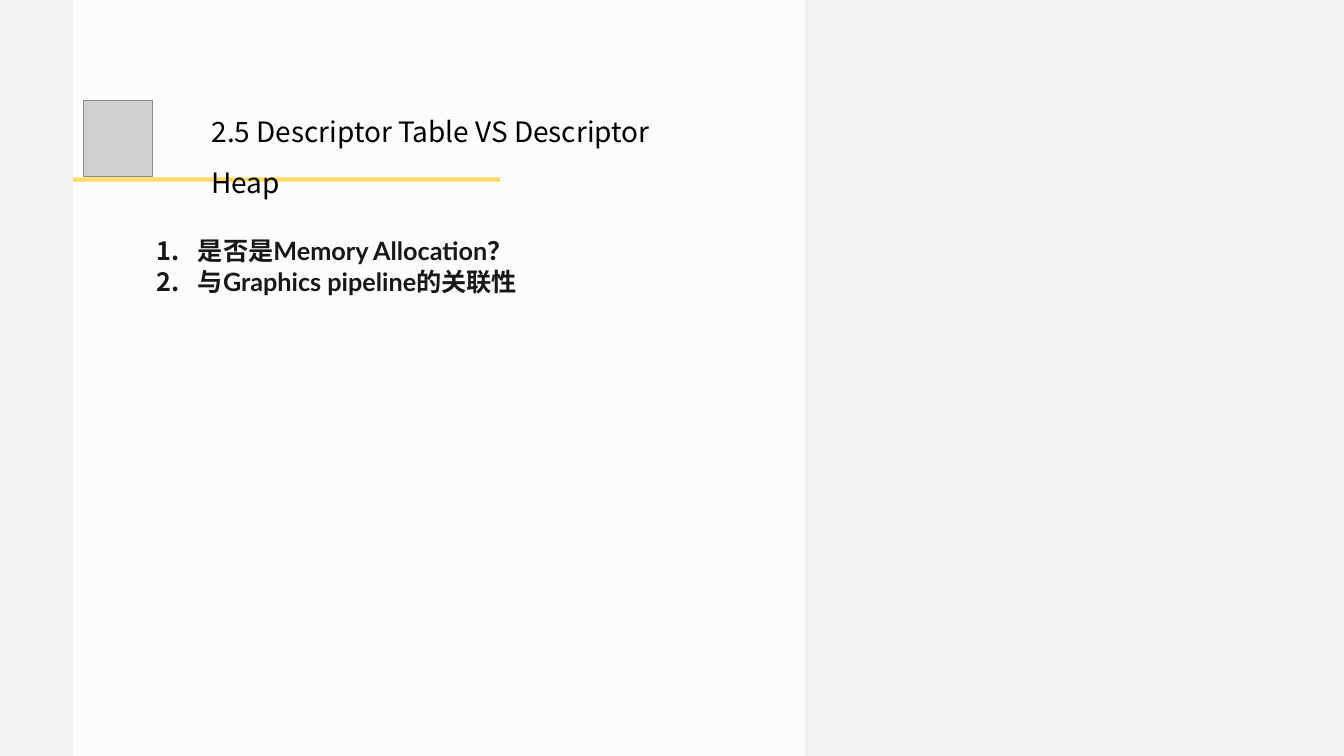
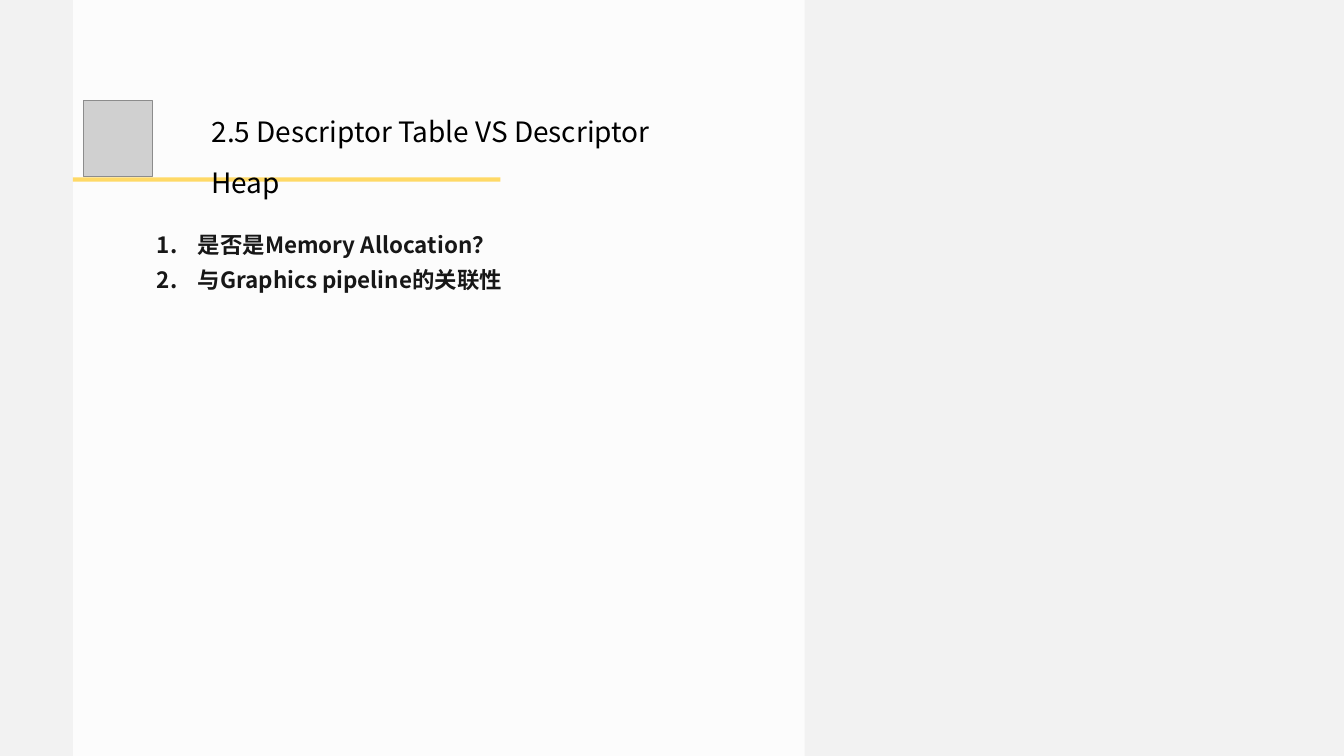
Before and after one commit to doomlover/KSGameEngineTutorials, a slide deck: slide 19 of PPTs/05.深入DX12绘制二.pptx. Drawn at 1344x756 pixels with LibreOffice and Linux fonts; fonts in the diff are those of the drawing; grey boxes stand for pictures. Boxes give left, top, right and bottom in pixels: in the first picture for what was removed or moved away, otherwise in the second. Text is boxed around its words. In the diff, an @@ line names an element or a change of style, - is before the commit and + after.

```diff
--- a/PPTs/05.深入DX12绘制二.pptx
+++ b/PPTs/05.深入DX12绘制二.pptx
@@ text "是否是Memory Allocation？" at bbox=[198, 234, 502, 293]: size 36 to 32 pt, font Lato to Noto Sans CJK SC; more space between paragraphs @@
```
Also in this commit, not shown: 8 other slides changed.
